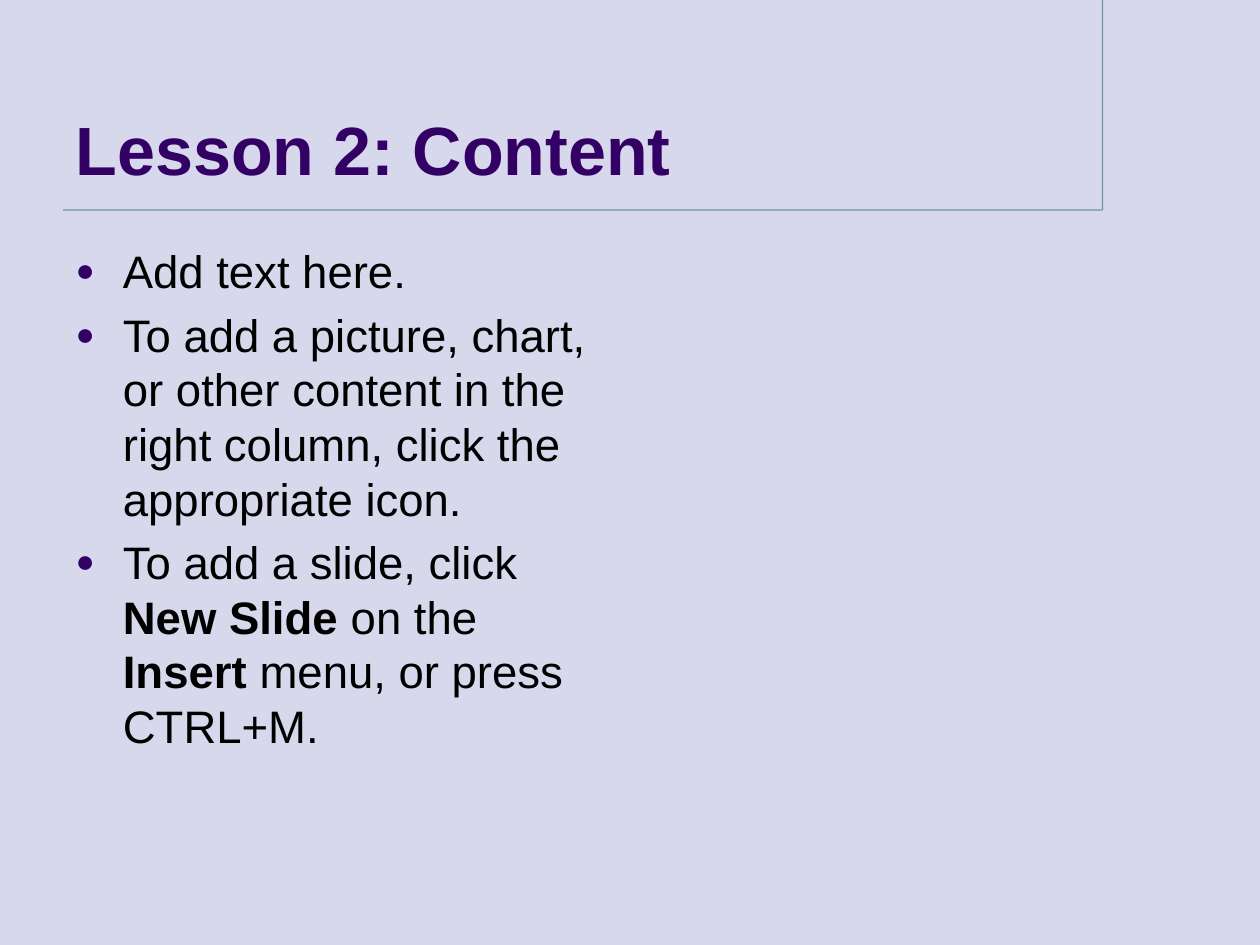
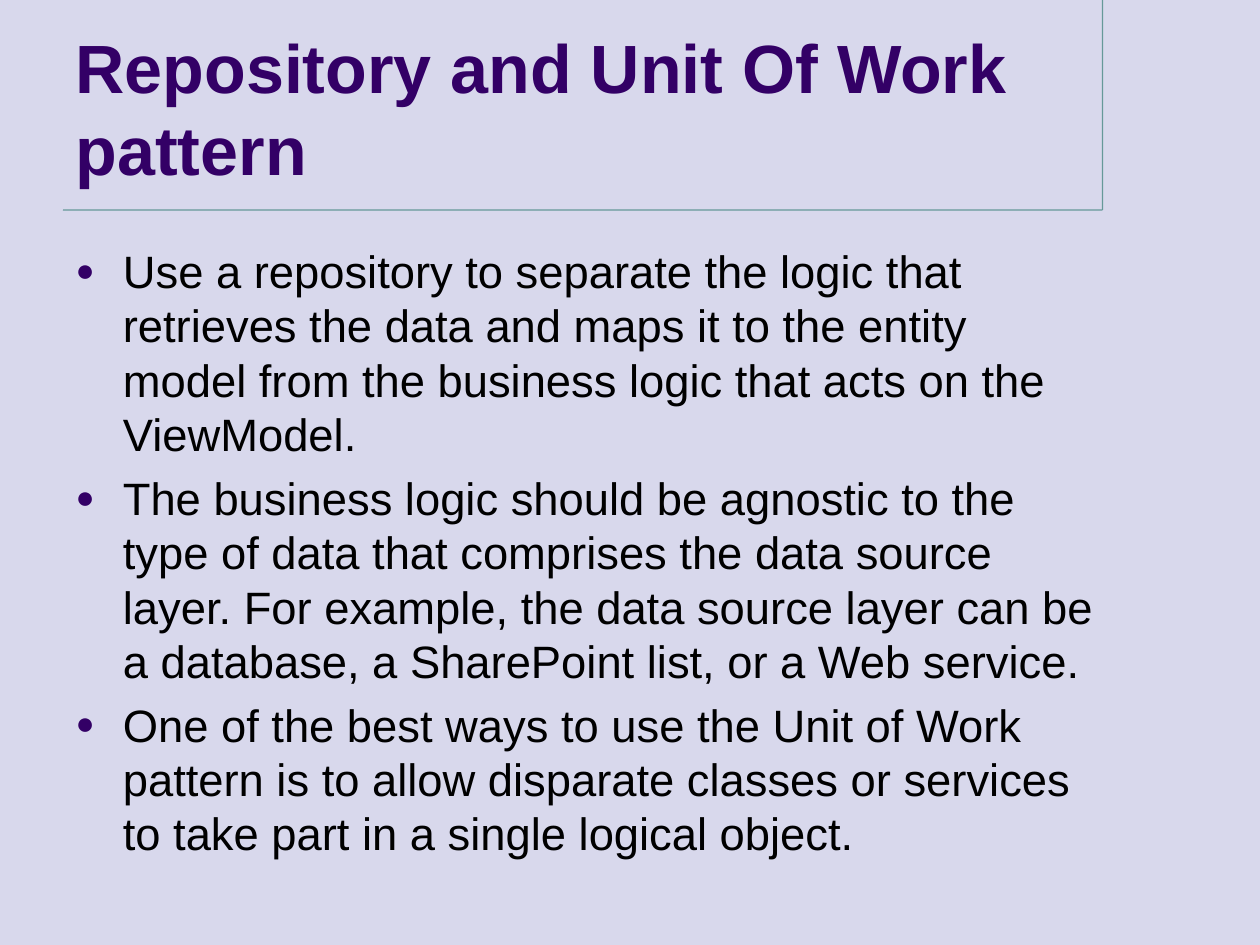
Before and after one commit to goldytech/QTec-II, a slide deck: slide 8 of QTec/Presentation.pptx. Drawn at 1260x945 pixels with LibreOffice and Linux fonts; fonts in the diff are those of the drawing; background and template pictures are left out. Boxes give left, top, right and bottom in pixels: in the first picture for what was removed or moved away, otherwise in the second. Text is boxed around its words. In the diff, an @@ line names an element or a change of style, - is before the commit and + after.

Commit message:
Added more slides

```diff
--- a/QTec/Presentation.pptx
+++ b/QTec/Presentation.pptx
@@ title at (76,43,1006,188): text changed @@
-Lesson 2: Content
+Repository and Unit Of Work pattern
@@ text at (123,255,1092,860): text changed; size 26 to 25.9 pt @@
-● Add text here.
-● To add a picture, chart, or other content in the right column, click the appropriate icon.
-● To add a slide, click New Slide on the Insert menu, or press CTRL+M.
+● Use a repository to separate the logic that retrieves the data and maps it to the entity model from the business logic that acts on the ViewModel.
+● The business logic should be agnostic to the type of data that comprises the data source layer. For example, the data source layer can be a database, a SharePoint list, or a Web service.
+● One of the best ways to use the Unit of Work pattern is to allow disparate classes or services to take part in a single logical object.
```
Also in this commit, not shown: 2 other slides changed.
